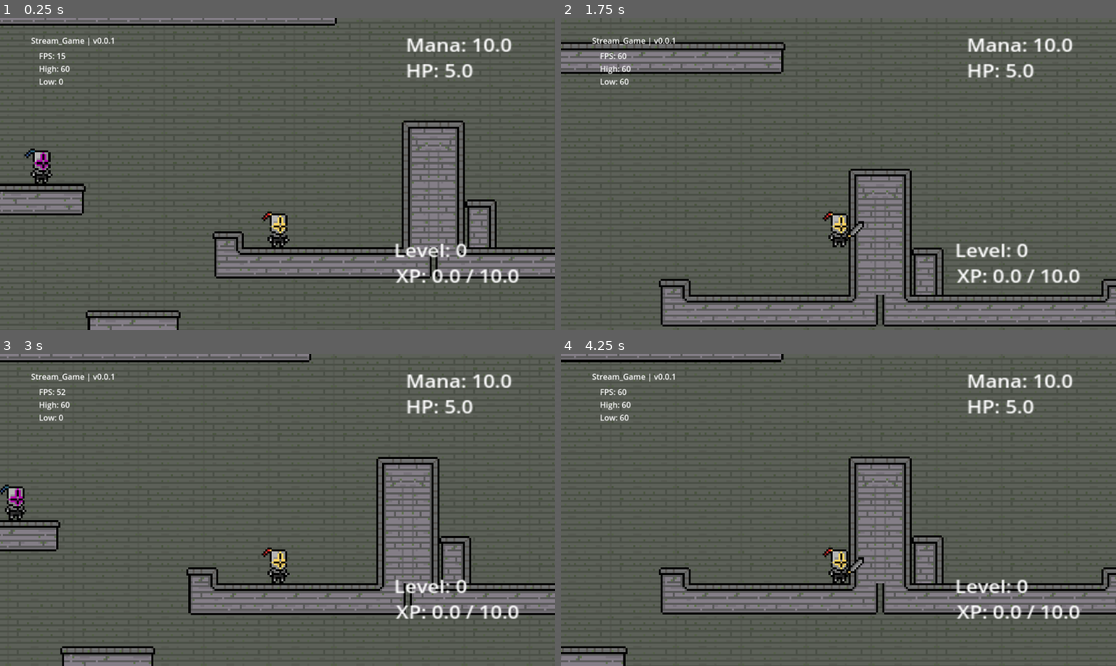
Above: before the commit, frames 1-4 (two rows, left to right).
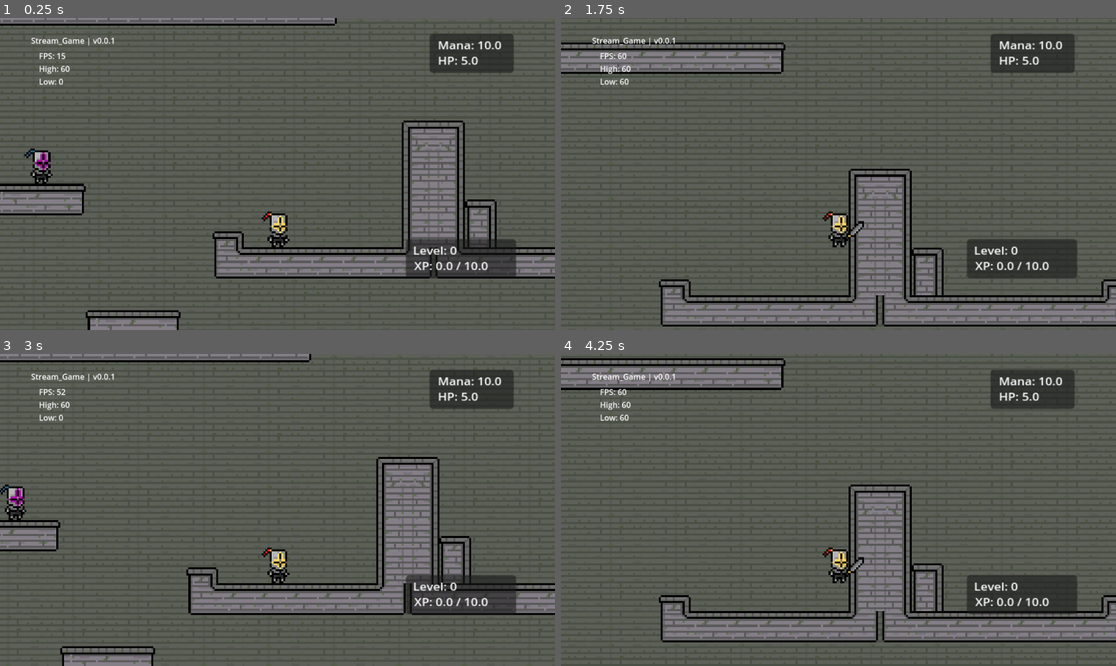
Above: after the commit, the same moments.

Repository: Schweem/CycleTwo
Game: Godot game, scene res://scenes/world_test.tscn
The game is run twice, just before and just after one commit, with the same random seed, the same clock (stepped at 60 frames per second) and the same inputs. The engine's default icon, where the game draws it, is replaced by a stand-in: a white triangle on a blue panel in a dark square.
Inputs (mouse positions are in pixels of both pictures, inside the frame that each line leads up to):
- Up to frame 1 (0.25 s): no input
- Up to frame 2 (1.75 s): tap Enter at 0.5 s; move the mouse to (960, 158) at 0.52 s; hold Right (right) from 0.53 s (still down); click (960, 158) at 0.6 s; tap Space (jump) at 0.77, 1.52 s; move the mouse to (727, 189) at 1.27 s; tap X (draw) at 1.35 s
- Up to frame 3 (3 s): move the mouse to (333, 441) at 2.02 s; release Right (right) at 2.03 s; hold Left (left) 2.03-2.78 s; tap R at 2.1 s; move the mouse to (249, 572) at 2.77 s; hold Right (right) from 2.78 s (still down); click (249, 572) at 2.85 s
- Up to frame 4 (4.25 s): keep holding Right (right); tap Space (jump) at 3.02, 3.77 s; move the mouse to (1005, 556) at 3.52 s; tap X (draw) at 3.6 s

The runs differ from the first frame. In frame 1, 4.5% of the frame differs, in the area x 71-94%, y 5-86%; in frame 2, 6.2%; in frame 3, 4.5%; in frame 4, 20%, in the area x 0-100%, y 0-100%.

Commit message:
Better wall hang, UI visual tweaks

Diff:
--- a/prefabs/player_character.tscn
+++ b/prefabs/player_character.tscn
@@ -1,10 +1,10 @@
 [gd_scene load_steps=12 format=3 uid="uid://btppsxypre06b"]
 
 [ext_resource type="Script" uid="uid://dl6bfkun3w4gq" path="res://scripts/player_controller.gd" id="1_6r27q"]
-[ext_resource type="Script" uid="uid://c302pf7vi3ll3" path="res://scripts/uiController.gd" id="2_dwetx"]
 [ext_resource type="Script" uid="uid://bgd36dyjs6er3" path="res://scripts/cam_controller.gd" id="2_yenwa"]
 [ext_resource type="Texture2D" uid="uid://c5f8wn6tj6il8" path="res://assets/sprites/player/testIdle.png" id="3_dwetx"]
 [ext_resource type="PackedScene" uid="uid://ba67nxdfhgmj1" path="res://prefabs/sword.tscn" id="3_tpdek"]
+[ext_resource type="PackedScene" uid="uid://bc343nmadfwd5" path="res://prefabs/ui_controller.tscn" id="3_yenwa"]
 [ext_resource type="PackedScene" uid="uid://wyixcnyvwf2y" path="res://prefabs/stat_controller.tscn" id="4_ghbl2"]
 
 [sub_resource type="RectangleShape2D" id="RectangleShape2D_puv4i"]
@@ -52,51 +52,7 @@
 zoom = Vector2(4.1, 4.1)
 script = ExtResource("2_yenwa")
 
-[node name="Control" type="Control" parent="Camera2D"]
-z_index = 5
-layout_mode = 3
-anchors_preset = 0
-offset_left = -134.0
-offset_top = -73.0
-offset_right = 134.0
-offset_bottom = 73.0
-script = ExtResource("2_dwetx")
-
-[node name="levelLabel" type="Label" parent="Camera2D/Control"]
-layout_mode = 0
-offset_left = 193.0
-offset_top = 105.0
-offset_right = 268.0
-offset_bottom = 128.0
-scale = Vector2(0.639999, 0.559999)
-text = "Level: 0"
-
-[node name="xpLabel" type="Label" parent="Camera2D/Control"]
-layout_mode = 0
-offset_left = 194.0
-offset_top = 118.0
-offset_right = 252.0
-offset_bottom = 141.0
-scale = Vector2(0.639999, 0.559999)
-text = "XP: 0"
-
-[node name="manaLabel" type="Label" parent="Camera2D/Control"]
-layout_mode = 0
-offset_left = 199.0
-offset_top = 1.0
-offset_right = 275.0
-offset_bottom = 24.0
-scale = Vector2(0.639999, 0.559999)
-text = "MANA: 10"
-
-[node name="healthLabel" type="Label" parent="Camera2D/Control"]
-layout_mode = 0
-offset_left = 199.0
-offset_top = 14.0
-offset_right = 257.0
-offset_bottom = 37.0
-scale = Vector2(0.639999, 0.559999)
-text = "HP: 5"
+[node name="uiMananger" parent="Camera2D" instance=ExtResource("3_yenwa")]
 
 [node name="boxCollider" type="CollisionShape2D" parent="."]
 position = Vector2(0, 0.5)
--- /dev/null
+++ b/prefabs/ui_controller.tscn
@@ -0,0 +1,66 @@
+[gd_scene load_steps=2 format=3 uid="uid://bc343nmadfwd5"]
+
+[ext_resource type="Script" uid="uid://c302pf7vi3ll3" path="res://scripts/uiController.gd" id="1_lojgo"]
+
+[node name="Control" type="Control"]
+z_index = 5
+layout_mode = 3
+anchors_preset = 0
+offset_left = -134.0
+offset_top = -73.0
+offset_right = 134.0
+offset_bottom = 73.0
+script = ExtResource("1_lojgo")
+
+[node name="main_pannel" type="Panel" parent="."]
+layout_mode = 0
+offset_left = 211.0
+offset_top = 2.0
+offset_right = 282.0
+offset_bottom = 35.0
+scale = Vector2(0.599999, 0.599999)
+
+[node name="manaLabel" type="Label" parent="main_pannel"]
+layout_mode = 0
+offset_left = 7.0
+offset_top = 3.0
+offset_right = 83.0
+offset_bottom = 26.0
+scale = Vector2(0.639999, 0.559999)
+text = "MANA: 10"
+
+[node name="healthLabel" type="Label" parent="main_pannel"]
+layout_mode = 0
+offset_left = 7.0
+offset_top = 16.0
+offset_right = 65.0
+offset_bottom = 39.0
+scale = Vector2(0.639999, 0.559999)
+text = "HP: 5"
+
+[node name="level_pannel" type="Panel" parent="."]
+offset_left = 199.0
+offset_top = 106.0
+offset_right = 292.0
+offset_bottom = 139.0
+scale = Vector2(0.599999, 0.599999)
+
+[node name="xpLabel" type="Label" parent="level_pannel"]
+layout_mode = 0
+offset_left = 7.0
+offset_top = 16.0
+offset_right = 65.0
+offset_bottom = 39.0
+scale = Vector2(0.639999, 0.559999)
+theme_override_font_sizes/font_size = 16
+text = "XP: 0"
+
+[node name="levelLabel" type="Label" parent="level_pannel"]
+layout_mode = 0
+offset_left = 6.0
+offset_top = 3.0
+offset_right = 81.0
+offset_bottom = 26.0
+scale = Vector2(0.639999, 0.559999)
+theme_override_font_sizes/font_size = 16
+text = "Level: 0"
--- a/scripts/cam_controller.gd
+++ b/scripts/cam_controller.gd
@@ -4,17 +4,17 @@
 var camera_distance : int = 20
 var down_set : float = 1.2
 
+@onready var player_obj : CharacterBody2D = get_parent()
+
 func _process(delta: float) -> void:
-    if Input.is_action_pressed("up"):
+    if Input.is_action_pressed("up") and player_obj.is_on_floor():
         look_up(delta)
-    elif Input.is_action_pressed("down"):
+    elif Input.is_action_pressed("down") and player_obj.is_on_floor():
         look_down(delta)
     else:
         reset_view(delta)
 
-
 func reset_view(_delta : float) -> void:
-    #print("reset")
     if offset.y > 0:
         while offset.y > 0:
             offset.y -= 1
@@ -25,11 +25,9 @@
             break
 
 func look_up(_delta : float) -> void:
-    #print("up")
     if offset.y > -camera_distance:
         offset.y -= move_speed
 
 func look_down(_delta : float) -> void:
-    #print("down")
     if offset.y < (camera_distance * down_set):
         offset.y += move_speed
--- a/scripts/player_controller.gd
+++ b/scripts/player_controller.gd
@@ -18,11 +18,13 @@
 var stored_jump : bool = false
 @onready var jumpCast : RayCast2D = $floorCheck
 
+var wall_cling : bool = false
 var walljump : bool = false
 var jumpCancelled : bool = false
 
 # gravity from engine
 var gravity = ProjectSettings.get_setting("physics/2d/default_gravity")
+var base_grav = gravity
 
 # on ready, usually children calls
 @onready var baseSprite : AnimatedSprite2D = $Sprite2D
@@ -58,6 +60,11 @@
 			velocity.y = JUMP_SPEED * delta
 			stored_jump = false
 
+	if wall_cling == true:
+		gravity = gravity / 2
+	else:
+		gravity = base_grav
+
 	# Input controller handler
 	handle_inputs(delta)
 	# Character body fun for applying motion
@@ -71,6 +78,8 @@
 	# get direction, handle speed and apply it
 	# TODO : remove redundant signal calls (ie call it once tie it to sprite flip)
 	var dir = Input.get_axis("left", "right")
+
+	# walking stuff
 	if !is_on_wall_only():
 		if dir < 0:
 			baseSprite.flip_h = true
@@ -97,6 +106,16 @@
 	else:
 		velocity.x = move_toward(velocity.x, 0, speed)  * _delta
 
+	# wall cling
+	if velocity.y > 0 and is_on_wall():
+		if dir != 0:
+			wall_cling = true
+		else:
+			wall_cling = false
+	else:
+		wall_cling = false
+
+
 	# simple jump, input handling
 	if Input.is_action_just_pressed("jump"):
 		# is_on_floor()
--- a/scripts/uiController.gd
+++ b/scripts/uiController.gd
@@ -1,10 +1,10 @@
 extends Control
 
-@onready var xpLabel : Label = $xpLabel
-@onready var levelLabel : Label = $levelLabel
+@onready var xpLabel : Label = $level_pannel/xpLabel
+@onready var levelLabel : Label = $level_pannel/levelLabel
 
-@onready var manaLabel : Label = $manaLabel
-@onready var healthLabel : Label = $healthLabel
+@onready var manaLabel : Label = $main_pannel/manaLabel
+@onready var healthLabel : Label = $main_pannel/healthLabel
 
 @onready var statController : Node2D = get_tree().get_first_node_in_group("statCon")
 
